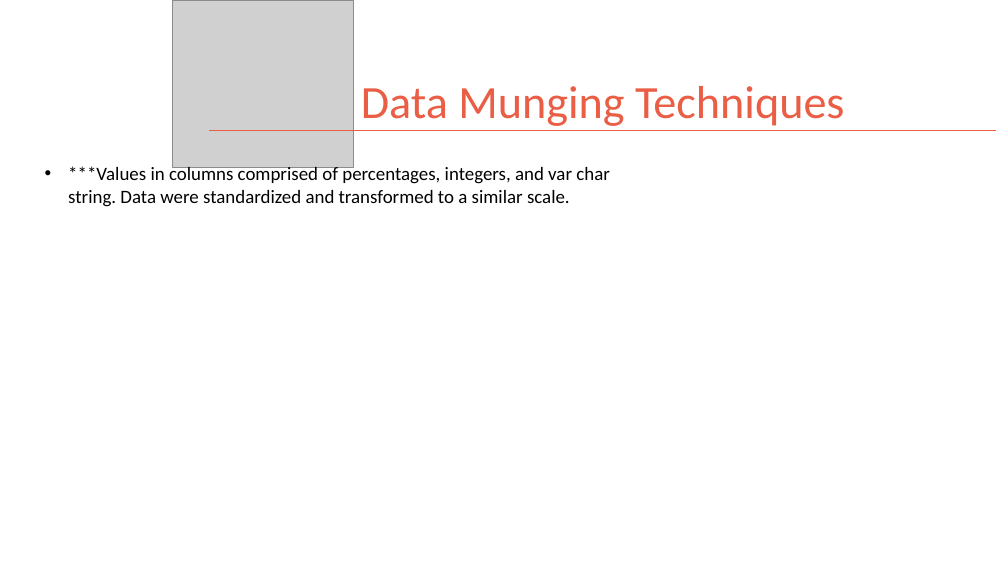
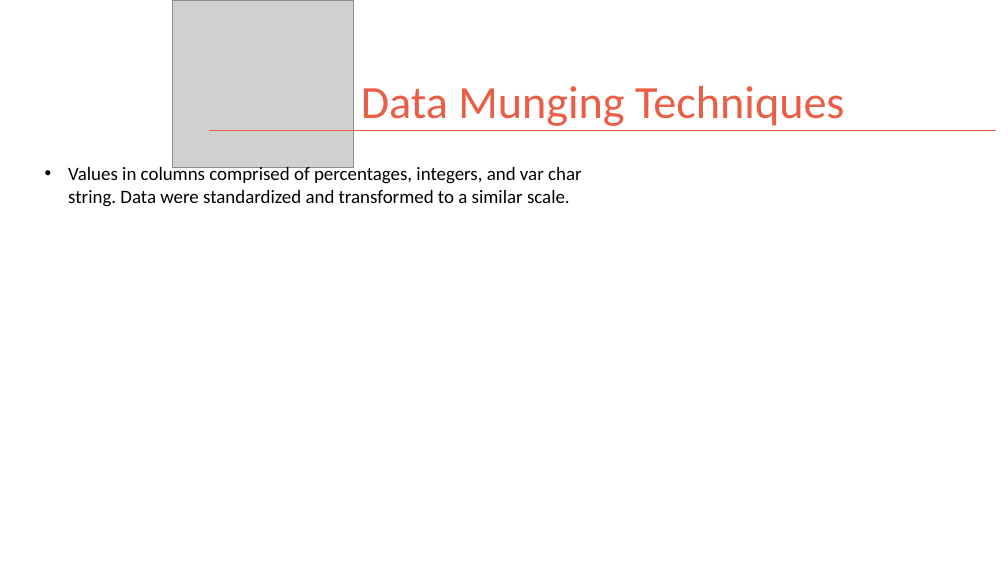
Before and after one commit to kman4/Airbnb_analysis_NYC, a slide deck: slide 6 of NYC Airbnb Analysis Presentation .pptx. Drawn at 1008x567 pixels with LibreOffice and Linux fonts; fonts in the diff are those of the drawing; grey boxes stand for pictures. Boxes give left, top, right and bottom in pixels: in the first picture for what was removed or moved away, otherwise in the second. Text is boxed around its words. In the diff, an @@ line names an element or a change of style, - is before the commit and + after.

```diff
--- a/NYC Airbnb Analysis Presentation .pptx
+++ b/NYC Airbnb Analysis Presentation .pptx
@@ text at <box>68,165,582,207</box>: text changed @@
-• ***Values in columns comprised of percentages, integers, and var char string. Data were standardized and transformed to a similar scale.
+• Values in columns comprised of percentages, integers, and var char string. Data were standardized and transformed to a similar scale.
```
Also in this commit, not shown: 1 other slide changed.
